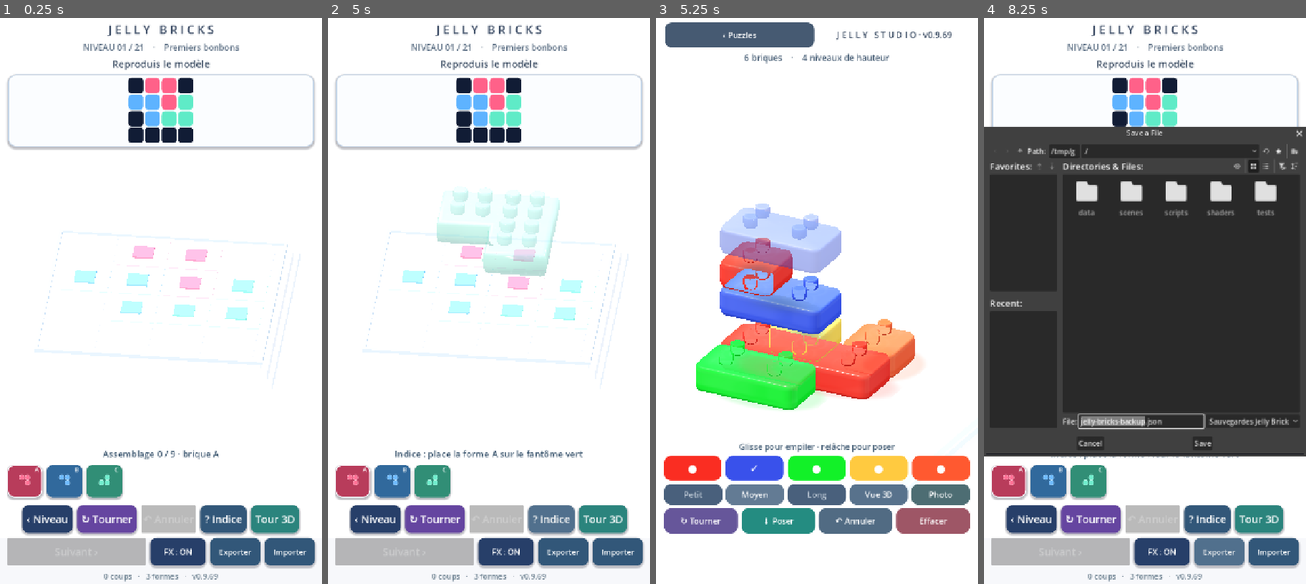
Above: before the commit, frames 1-4 (left to right).
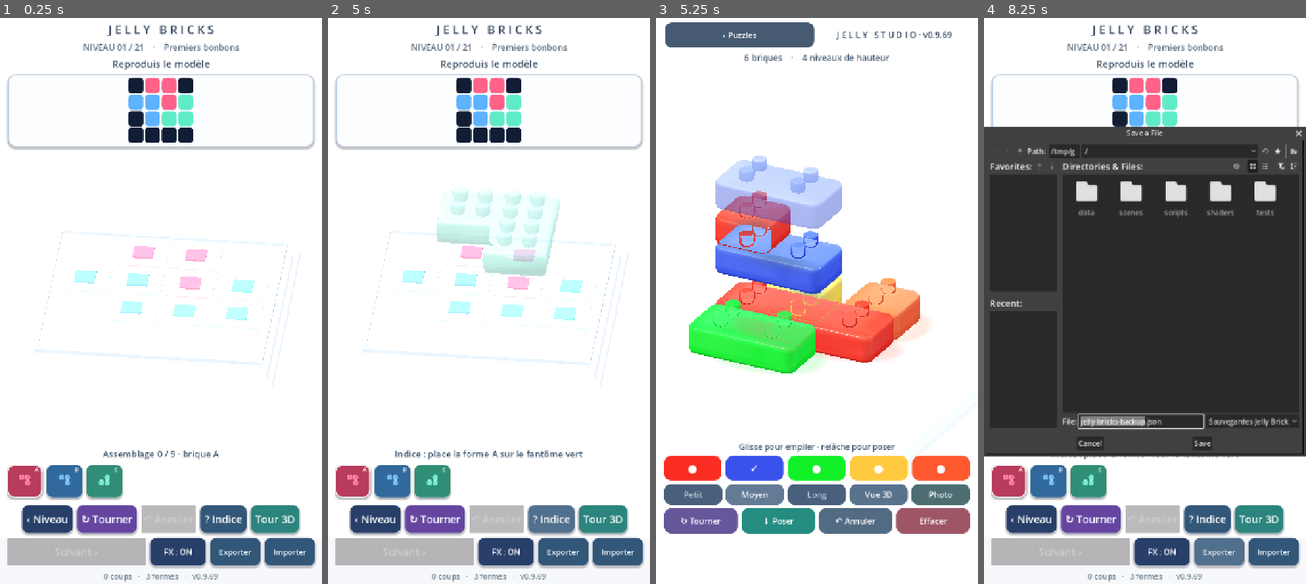
Above: after the commit, the same moments.

Repository: dbrckk/Jelly-bricks
Game: Godot game, scene res://scenes/main.tscn
Two runs of this game, one before a commit and one after it. Both use one fixed random seed, a clock stepped at 60 frames per second and the inputs below.
Inputs (mouse positions are in pixels of both pictures, inside the frame that each line leads up to):
- Up to frame 1 (0.25 s): no input
- Up to frame 2 (5 s): click (353, 482) at 0.52 s; click (392, 482) at 1.27 s; click (431, 482) at 2.02 s; click "‹ Niveau" at 2.75 s; click "↻ Tourner" at 3.5 s; click "? Indice" at 4.25 s
- Up to frame 3 (5.25 s): click "Tour 3D" at 5 s
- Up to frame 4 (8.25 s): click "‹ Puzzles" at 5.75 s; click "FX : ON" at 6.5 s; click "FX : OFF" at 7.25 s; click "Exporter" at 8 s

Frames 1-2 are identical in both runs. In frame 3, 21% of the frame differs, in the area x 10-85%, y 24-70%; in frame 4, 0.6%.

Commit message:
fix(android): compose stack view within usable portrait space

Diff:
--- a/native-godot/scripts/stack_mode.gd
+++ b/native-godot/scripts/stack_mode.gd
@@ -516,12 +516,19 @@
     for entry in bricks:
         stack_height = maxf(stack_height,
             float(int(entry["layer"]) + 1) * STEP + .50)
-    var target_height: float = maxf(1.6, stack_height * .44)
+    # Keep the sculpture centered within the usable space BETWEEN the
+    # top label and bottom touch controls. Framing at y>=1.6 pointed
+    # above short towers: the real Android screenshot showed an enormous
+    # blank upper area and a pile squeezed against the action buttons.
+    # Preserve the same perspective vector so screen-space touch picking
+    # stays consistent. Raise the aim smoothly as the tower grows.
+    var target_height: float = maxf(.75, stack_height * .40 - .30)
     host.camera.position = presets[camera_mode] + Vector3(
         0.0, target_height - 1.6, 0.0)
-    # A closer editorial product shot for the starter sculpture while
-    # automatically zooming out for tall nine-layer towers.
-    host.camera.size = maxf(10.45 if camera_mode != 2 else 11.20,
+    # Only the default 3/4 and side product views tighten slightly.
+    # The overhead view keeps its established 11.20 minimum for tapping
+    # outside corner cells; a 9-layer construction still zooms back out.
+    host.camera.size = maxf(9.90 if camera_mode != 2 else 11.20,
         stack_height * 1.48 + 5.20)
     host.camera.look_at(Vector3(0.0, target_height, 0.0))
     if camera_button != null:
